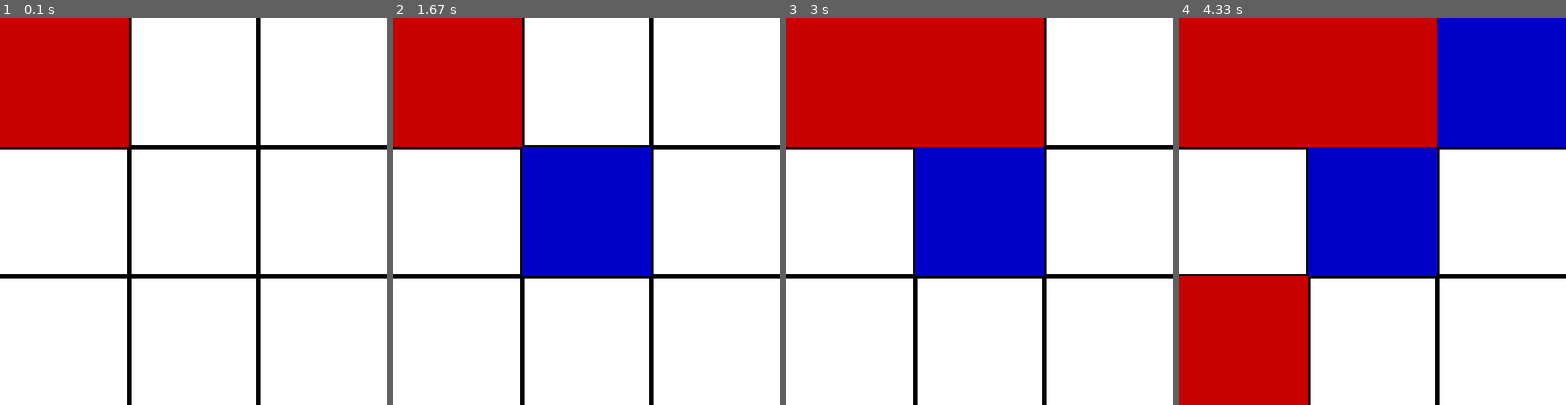
Above: before the commit, frames 1-4 (left to right).
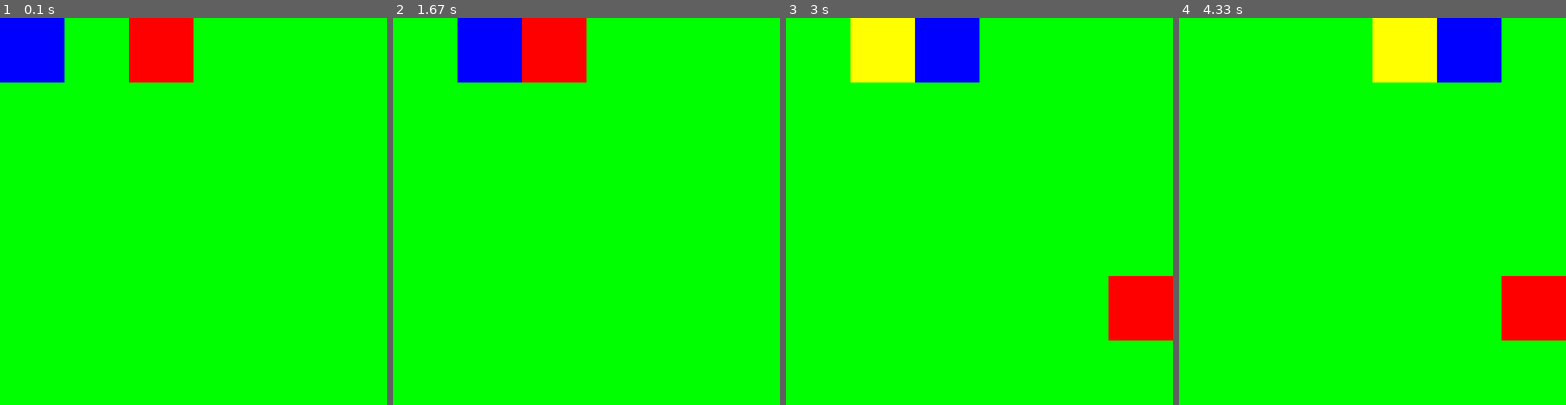
Above: after the commit, the same moments.

Repository: MattRBilek/project_code_MLAI-Algo_for_games
Game: pygame game, started from main.py
The game is run twice, just before and just after one commit, with the same random seed, the same clock (stepped at 60 frames per second) and the same inputs.
Inputs:
- Up to frame 1 (0.1 s): no input
- Up to frame 2 (1.67 s): no input
- Up to frame 3 (3 s): no input
- Up to frame 4 (4.33 s): no input

The runs differ from the first frame. In frame 1, 100% of the frame differs, in the area x 0-100%, y 0-100%; in frame 2, 100%; in frame 3, 100%; in frame 4, 100%.

Commit message:
snake
snake being pushed

Diff:
--- a/exampleAlg.py
+++ b/exampleAlg.py
@@ -3,4 +3,4 @@
     def __init__(self, game):
         self.game = game
     def makeMove(self, turn, board, flags):
-        return 0;
+        return 2;
--- a/games/connect_four.py
+++ b/games/connect_four.py
@@ -29,14 +29,14 @@
         for i in range(COLUMN_COUNT):
             if board[ROW_COUNT-1][i] == 0:
                 moveArr.append(i);
-        print(moveArr)
+        ##print(moveArr)
         return moveArr
     def makeMove(move, turn, board, flags):
         newTurn = not turn
         newFlags = deepcopy(flags)
         newboard = deepcopy(board)
         moved = False;
-        print(move)
+        ##print(move)
         for i in range(ROW_COUNT):
             if newboard[i][move] == 0 and not moved:
                 newboard[i][move] = 1 if not turn else 2
@@ -82,10 +82,6 @@
         if self.fps == 0:
             return;
         pygame.init()
-
-
-
-
 
         self.screen = pygame.display.set_mode(size)
 
--- /dev/null
+++ b/games/matt4.py
@@ -0,0 +1,38 @@
+import random
+import premade_algo.minimaxHelper as alg
+ROW_COUNT = 6
+COLUMN_COUNT = 7
+
+def evaluate(side,board,flags):
+    if "win1" in flags:
+        return 1.0
+    if "win2" in flags:
+        return -1.0
+    maxCount1 = 1;
+    maxCount2 = 1;
+    for c in range(COLUMN_COUNT):
+            for r in range(ROW_COUNT):
+                j = 1
+                tempcount = 1
+                while j < 4 and j+c < COLUMN_COUNT and board[r][c] == board[r][c+j]:
+                    tempcount += 1
+                    j+=1
+
+                if board[r][c] == 1.:
+                    maxCount1 = max(maxCount1,tempcount)
+                elif board[r][c] == 2.:
+                    maxCount2 = max(maxCount2,tempcount)
+    max(maxCount2,tempcount)
+    return (maxCount1-maxCount2)/4
+
+class Algorithm:
+    def __init__(self, game):
+        self.game = game
+
+    def makeMove(self, turn, board, flags):
+        print()
+        value, moves, moveTree = alg.minimaxAlgo(turn,board,flags,self.game, evaluate, 2) # for 5 u will be 2
+        print()
+        print(moves[0])
+        print()
+        return moves[0]
--- /dev/null
+++ b/games/two_snake.py
@@ -0,0 +1,201 @@
+import sys
+import math
+import pygame
+import pygame as pg
+import time
+import random
+import numpy as np
+from copy import copy, deepcopy
+
+BLUE = (0,0,255)
+GREEN = (0,255,0)
+BLACK = (0,0,0)
+RED = (255,0,0)
+YELLOW = (255,255,0)
+
+ROW_COUNT = 6
+COLUMN_COUNT = 6
+SQUARESIZE = 100
+width = COLUMN_COUNT * SQUARESIZE
+height = (ROW_COUNT) * SQUARESIZE
+
+size = (width, height)
+APPLE = 3
+HEAD = 2
+TAIL = 1
+EMPTY = 0
+UP = 0
+DOWN = 1
+LEFT = 2
+RIGHT = 3
+
+def printboard(board):
+    for i in range(ROW_COUNT):
+        st = ""
+        for j in range(COLUMN_COUNT):
+            st += str(board[i][j].t) + ", "
+        print(st)
+def slowDown():
+    time.sleep(0)
+class Tile:
+    def __init__(self,t,x,y,n,p=None):
+        self.t = t;
+        self.x = x;
+        self.y = y;
+        self.n = n;
+        self.p = p;
+    def cords(self):
+        return (self.x*SQUARESIZE,self.y*SQUARESIZE,SQUARESIZE,SQUARESIZE);
+    def color(self):
+        return (RED if self.t==3 else BLUE if self.t==2 else YELLOW if self.t==1 else GREEN)
+"""
+leave this is not for you
+"""
+class GameBoard:
+    def getMoves(turn, board, flags):
+        return [UP,DOWN,LEFT,RIGHT];
+    def makeMove(move, turn, board, flags):
+        newTurn = not turn
+        newFlags = deepcopy(flags)
+        newboard = []
+        h = None
+        for i in range(ROW_COUNT):
+            for j in range(COLUMN_COUNT):
+                if (board[i][j].t == HEAD):
+                    h = board[i][j]
+        for i in range(ROW_COUNT):
+            temp = []
+            for j in range(COLUMN_COUNT):
+                temp.append(Tile(EMPTY,j,i,None))
+            newboard.append(temp)
+
+        for i in range(ROW_COUNT):
+            for j in range(COLUMN_COUNT):
+                if ((board[i][j].p is None) and (board[i][j].t == HEAD or board[i][j].t == TAIL)):
+                    temp = board[i][j]
+                    tail = temp
+                    oldx = temp.x
+                    oldy = temp.y
+
+                    while (not (temp.n is None)):
+
+                        newTemp = temp.n;
+                        temp.x = newTemp.x
+                        temp.y = newTemp.y
+                        newboard[newTemp.y][newTemp.x] = temp
+                        temp = newTemp
+
+
+                    x = temp.x + (1 if move == LEFT else -1 if move == RIGHT else 0)
+                    y = temp.y + (1 if move == DOWN else -1 if move == UP else 0)
+
+                    if (x < 0 or y < 0 or x >= COLUMN_COUNT or y >= ROW_COUNT):
+                        newFlags["over"] = "gamopfa"
+
+                    elif (board[y][x].t == APPLE):
+                        newFlags["point"] = 1;
+                        newFlags["apple"] = True;
+                        newboard[oldy][oldx] = Tile(TAIL,oldx,oldy,tail,None);
+                        tail.p = newboard[oldy][oldx]
+
+                    if (not ("over" in newFlags) and board[y][x].t == TAIL):
+                        newFlags["over"] = "naofwlmk"
+
+                    if (not ("over" in newFlags)):
+                        newboard[y][x] = temp
+                        temp.x = x;
+                        temp.y = y;
+
+                elif ((board[i][j].t == APPLE)):
+                    if (newboard[i][j].t == EMPTY):
+                        newboard[i][j] = board[i][j]
+        spots = []
+        for i in range(ROW_COUNT):
+            for j in range(COLUMN_COUNT):
+                if (newboard[i][j].t == EMPTY):
+                    spots.append((j,i))
+        if (newFlags["apple"] == True):
+            if spots:
+                newFlags["apple"] = False
+                spot = random.choice(spots)
+                x,y = spot;
+                newboard[y][x] = Tile(APPLE,x,y,None)
+            else:
+                newFlags["over"] = True;
+
+        return (newTurn, newboard, newFlags)
+
+
+class Game:
+    def __init__(self, alg1, alg2, fps = 1):
+        self.player0 = alg1.Algorithm(GameBoard)
+        self.fps = fps
+    def game_initiating_window(self):
+        if self.fps == 0:
+            return;
+        pygame.init()
+
+        self.screen = pygame.display.set_mode(size)
+
+        myfont = pygame.font.SysFont("monospace", 75)
+
+
+    def draw(self,board):
+        for c in range(COLUMN_COUNT):
+            for r in range(ROW_COUNT):
+                pygame.draw.rect(self.screen, board[r][c].color(), board[r][c].cords())
+
+        pygame.display.update()
+
+    def run(self):
+        board = []
+
+        for i in range(ROW_COUNT):
+            temp = []
+            for j in range(COLUMN_COUNT):
+                temp.append(Tile(EMPTY,j,i,None))
+            board.append(temp)
+        board[0][0] = Tile(HEAD,0,0,None)
+
+        turn = False
+        flags = {}
+        flags["apple"] = False
+        board[0][2] = Tile(APPLE,2,0,None)
+        score = 0
+
+        if self.fps:
+            self.game_initiating_window()
+            self.draw(board)
+            pygame.display.update()
+            time.sleep(1)
+        running = True
+        if not self.fps == 0:
+            CLOCK = pg.time.Clock()
+        while(running):
+
+            if not self.fps == 0:
+                for event in pg.event.get():
+                    if event.type == pg.QUIT:
+                        pg.quit()
+                        return
+            move = None
+
+            slowDown();
+            move = self.player0.makeMove(turn, deepcopy(board), deepcopy(flags))
+
+            turn, board, flags = GameBoard.makeMove(move,turn, board, flags)
+
+            if "over" in flags:
+                running = False
+            if "point" in flags and flags["point"]==1:
+                score += 1
+                flags["point"]=0
+
+            if not self.fps == 0 and running:
+                self.draw(board)
+                pg.display.update()
+                CLOCK.tick(self.fps)
+
+        if not self.fps == 0:
+            pg.quit()
+        return score
--- a/main.py
+++ b/main.py
@@ -5,13 +5,13 @@
         description     = 'mlai_algo',
         formatter_class = argparse.ArgumentDefaultsHelpFormatter)
 
-    parser.add_argument('--player0', default = 'premade_algo.minimax',
+    parser.add_argument('--player0', default = 'exampleAlg',
                        type=str,
                        help='the first algorithm to run')
-    parser.add_argument('--player1', default = 'premade_algo.minimax',
+    parser.add_argument('--player1', default = 'exampleAlg',
                        type=str,
                        help='the second algorithm to run')
-    parser.add_argument('--game', default = 'tictactoe',
+    parser.add_argument('--game', default = 'two_snake',
                         type=str,
                         help = 'the game that we are playing')
     parser.add_argument('--fps', default = None,
--- /dev/null
+++ b/premade_algo/matt4.py
@@ -0,0 +1,33 @@
+import random
+import premade_algo.minimaxHelper as alg
+ROW_COUNT = 6
+COLUMN_COUNT = 7
+
+def evaluate(side,board,flags):
+    if "win1" in flags:
+        return 1.0
+    if "win2" in flags:
+        return -1.0
+    maxCount1 = 1;
+    maxCount2 = 1;
+    for c in range(COLUMN_COUNT):
+            for r in range(ROW_COUNT):
+                j = 1
+                tempcount = 1
+                while j < 4 and j+c < COLUMN_COUNT and board[r][c] == board[r][c+j]:
+                    tempcount += 1
+                    j+=1
+
+                if board[r][c] == 1.:
+                    maxCount1 = max(maxCount1,tempcount)
+                elif board[r][c] == 2.:
+                    maxCount2 = max(maxCount2,tempcount)
+    return (maxCount1-maxCount2)/4
+
+class Algorithm:
+    def __init__(self, game):
+        self.game = game
+
+    def makeMove(self, turn, board, flags):
+        value, moves, moveTree = alg.minimaxAlgo(turn,board,flags,self.game, evaluate, 2) # for 5 u will be 2
+        return moves[0]
--- a/premade_algo/minimaxHelper.py
+++ b/premade_algo/minimaxHelper.py
@@ -4,7 +4,7 @@
 
 def minimaxAlgo(side, board, flags, game, evaluate = exampleEval, maxDepth = None, depth=0, alpha = -2.0, beta = 2.0):
     moves = [ move for move in game.getMoves(side, board, flags) ]
-    if len(moves) > 0 and ((not maxDepth) or maxDepth >= depth):
+    if len(moves) > 0 and ((maxDepth is None) or maxDepth >= depth):
         turnMult = 1 if side == 0 else -1
         value = None
         moveTree = {}
